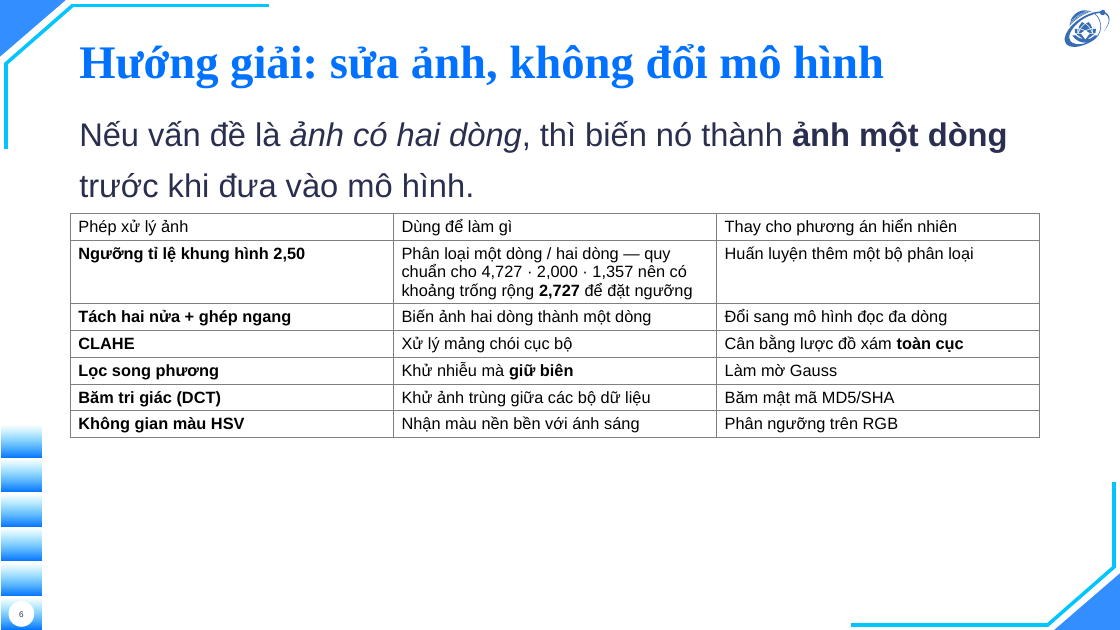
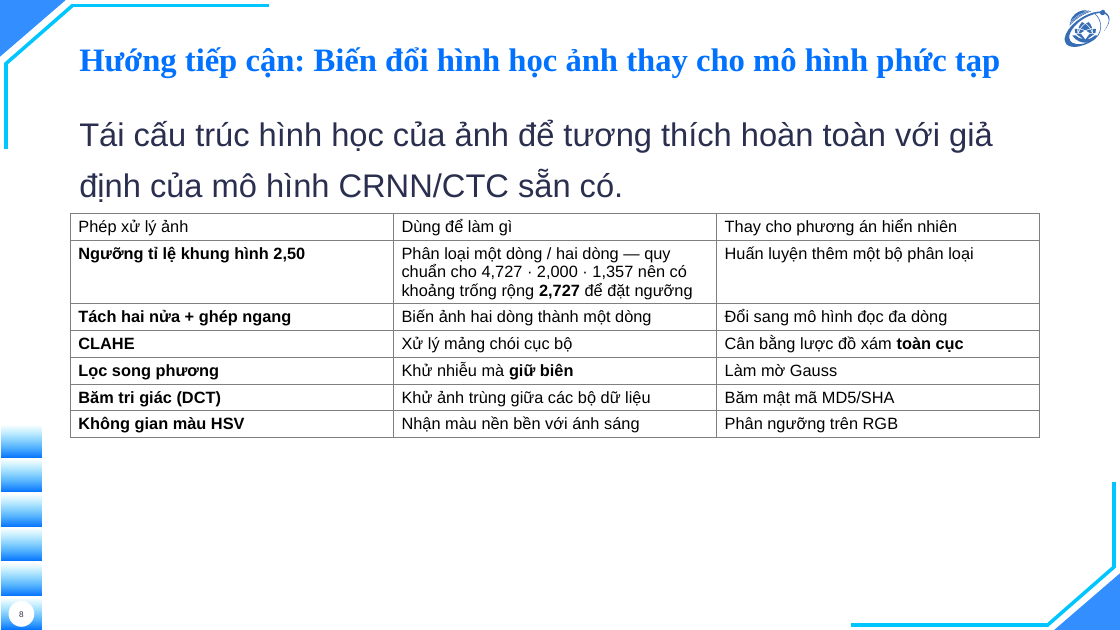
Before and after one commit to hieunguyen2604/alpr-do-an-mon-hoc, a slide deck: slide 8 of nop/02-slide-mon-hoc.pptx (slide 6 before the commit). Drawn at 1120x630 pixels with LibreOffice and Linux fonts; fonts in the diff are those of the drawing; background and template pictures are left out. Boxes give left, top, right and bottom in pixels: in the first picture for what was removed or moved away, otherwise in the second. Text is boxed around its words. In the diff, an @@ line names an element or a change of style, - is before the commit and + after.

```diff
--- a/nop/02-slide-mon-hoc.pptx
+++ b/nop/02-slide-mon-hoc.pptx
@@ title at [79, 47, 1000, 78]: text changed; size 40 to 28 pt @@
-Hướng giải: sửa ảnh, không đổi mô hình
+Hướng tiếp cận: Biến đổi hình học ảnh thay cho mô hình phức tạp
@@ text at [79, 120, 993, 202]: text changed @@
-Nếu vấn đề là ảnh có hai dòng, thì biến nó thành ảnh một dòng trước khi đưa vào mô hình.
+Tái cấu trúc hình học của ảnh để tương thích hoàn toàn với giả định của mô hình CRNN/CTC sẵn có.
```
Also in this commit, not shown: 7 other slides changed, 8 slides added, 1 slide removed, 28 other files.
